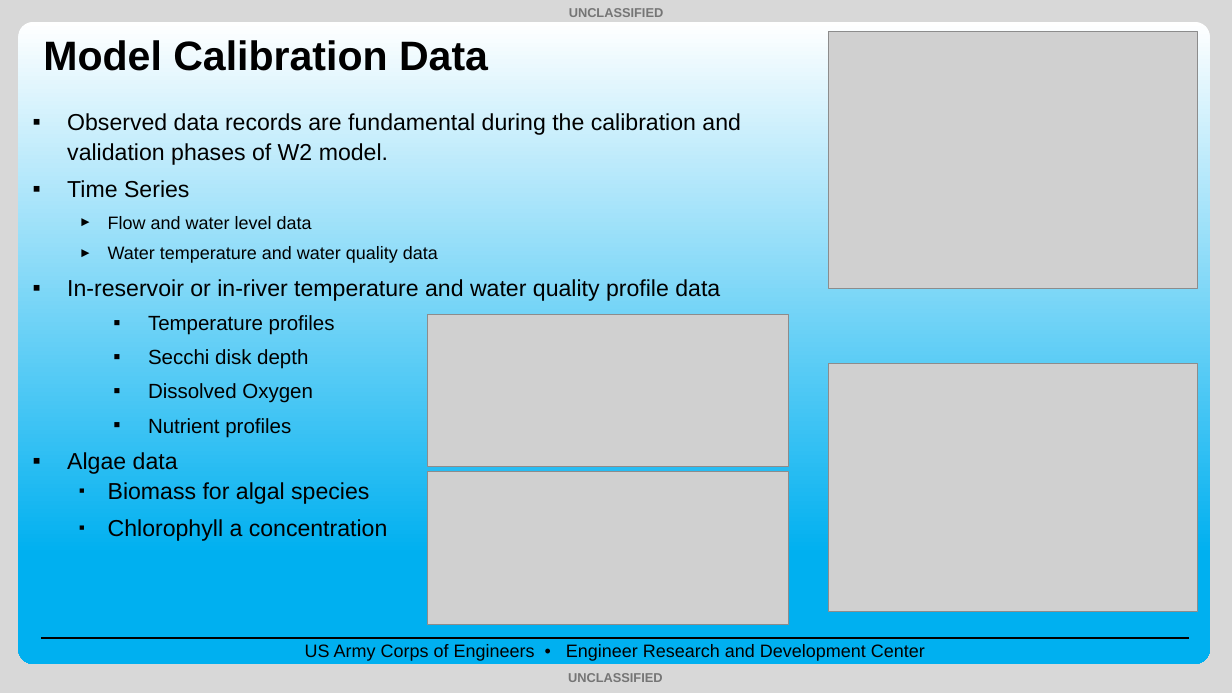
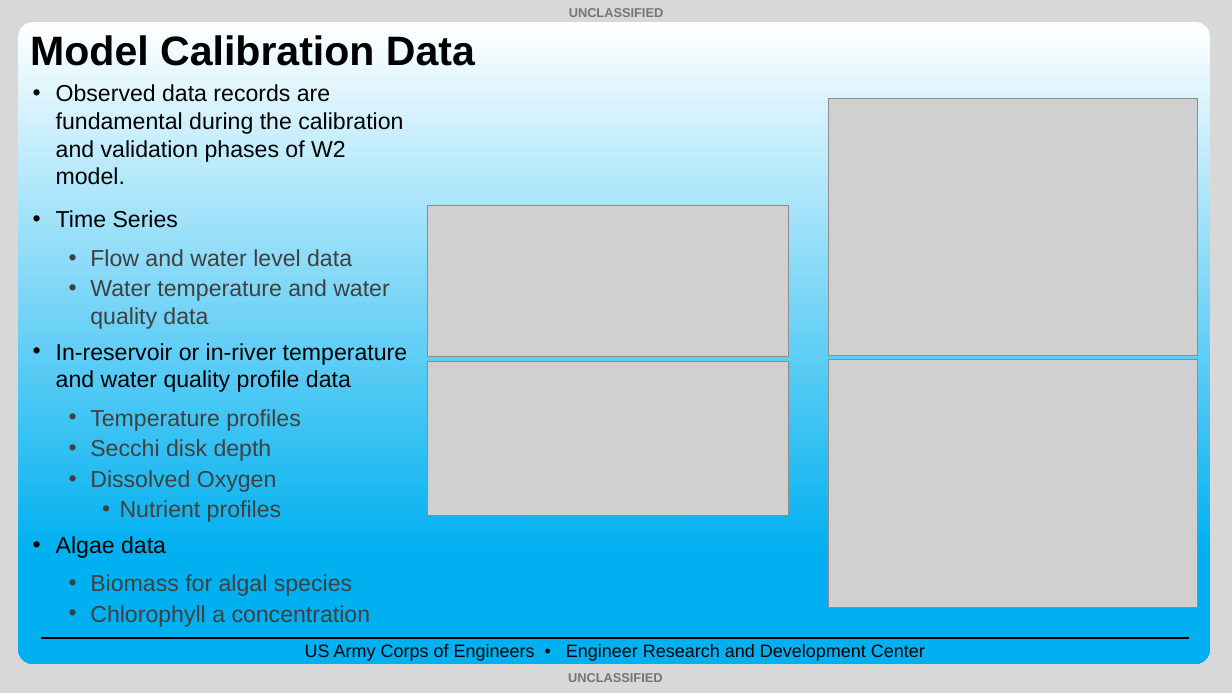
Before and after one commit to EcohydrologyTeam/CE-QUAL-W2-Workshop-2025, a slide deck: slide 10 of Lectures/2.08_Lecture_Calibration_and_Validation_Sep2025_TS.pptx. Drawn at 1232x693 pixels with LibreOffice and Linux fonts; fonts in the diff are those of the drawing; grey boxes stand for pictures; background and template pictures are left out. Boxes give left, top, right and bottom in pixels: in the first picture for what was removed or moved away, otherwise in the second. Text is boxed around its words. In the diff, an @@ line names an element or a change of style, - is before the commit and + after.

```diff
--- a/Lectures/2.08_Lecture_Calibration_and_Validation_Sep2025_TS.pptx
+++ b/Lectures/2.08_Lecture_Calibration_and_Validation_Sep2025_TS.pptx
@@ title "Model Calibration Data": place and size @@
-title "Model Calibration Data" at [43, 40, 488, 71]
+title "Model Calibration Data" at [30, 35, 475, 66]
@@ text "Observed data records are fundamental ...": place and size @@
-text "Observed data records are fundamental ..." at [67, 113, 741, 541]
+text "Observed data records are fundamental ..." at [56, 84, 407, 627]
@@ text "Observed data records are fundamental ..." at [56, 84, 407, 627]: size 14 to 18 pt in "Flow and water level data", "Water temperature and water quality data"; text colour #000000 to #404040 in "Flow and water level data", "Water temperature and water quality data", "Temperature profiles", "Secchi disk depth" and 4 more places; size 16 to 18 pt in "Temperature profiles", "Secchi disk depth", "Dissolved Oxygen", "Nutrient profiles"; bullet ▪ to •; line spacing 1.07 to 1; more space between paragraphs; bullet ► to •; less space between paragraphs; list level 3 to 2 in "Temperature profiles"; list level 3 to 2 in "Secchi disk depth"; list level 3 to 2 in "Dissolved Oxygen" @@
@@ picture: place and size @@
-picture at [828, 31, 1198, 288]
+picture at [828, 99, 1198, 356]
@@ picture: place and size @@
-picture at [428, 315, 789, 467]
+picture at [428, 205, 789, 357]
@@ picture: place and size @@
-picture at [428, 471, 789, 625]
+picture at [428, 361, 789, 515]
@@ picture: place and size @@
-picture at [828, 364, 1198, 612]
+picture at [828, 360, 1198, 607]
```
Also in this commit, not shown: 22 other slides changed, 8 other files.
